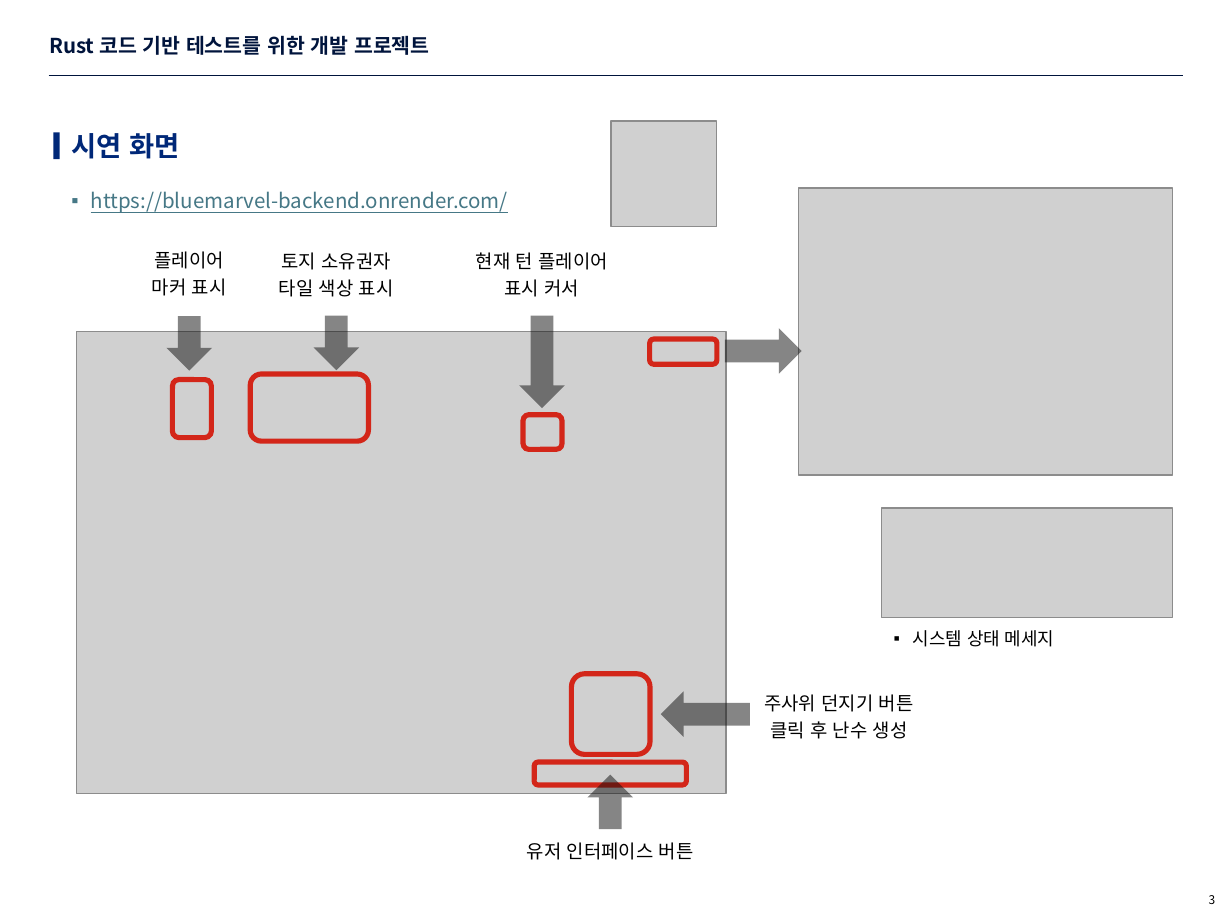
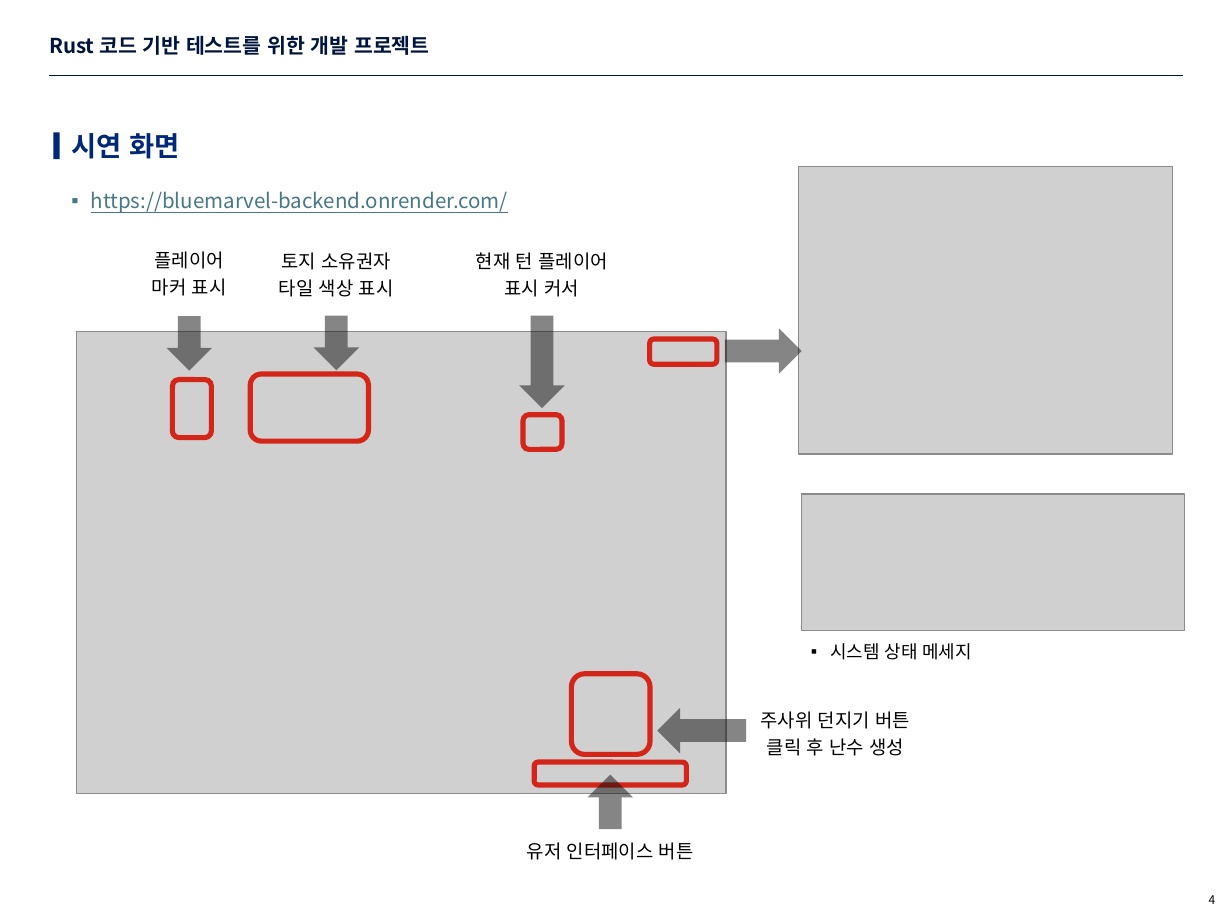
Before and after one commit to eisyxx/sure_rust_project, a slide deck: slide 4 of description/요구사항 명세서.pptx (slide 3 before the commit). Drawn at 1232x924 pixels with LibreOffice and Linux fonts; fonts in the diff are those of the drawing; grey boxes stand for pictures; background and template pictures are left out. Boxes give left, top, right and bottom in pixels: in the first picture for what was removed or moved away, otherwise in the second. Text is boxed around its words. In the diff, an @@ line names an element or a change of style, - is before the commit and + after.

Commit message:
fix PPT

```diff
--- a/description/요구사항 명세서.pptx
+++ b/description/요구사항 명세서.pptx
@@ picture removed at (x1=611, y1=121, x2=717, y2=227) @@
@@ picture moved from (x1=798, y1=188, x2=1172, y2=476) to (x1=798, y1=166, x2=1172, y2=453) @@
@@ picture resized from (x1=881, y1=508, x2=1172, y2=617) to (x1=802, y1=494, x2=1185, y2=631) @@
@@ text "시스템 상태 메세지" moved from (x1=913, y1=630, x2=1054, y2=647) to (x1=830, y1=643, x2=971, y2=660) @@
@@ right arrow moved from (x1=660, y1=691, x2=749, y2=737) to (x1=657, y1=707, x2=745, y2=753) @@
@@ text "주사위 던지기 버튼 클릭 후 ..." moved from (x1=764, y1=694, x2=914, y2=739) to (x1=761, y1=711, x2=910, y2=756) @@
@@ page number at (x1=1209, y1=895, x2=1216, y2=904): text changed @@
-3
+4
```
Also in this commit, not shown: 1 slide added, 2 slides removed.
